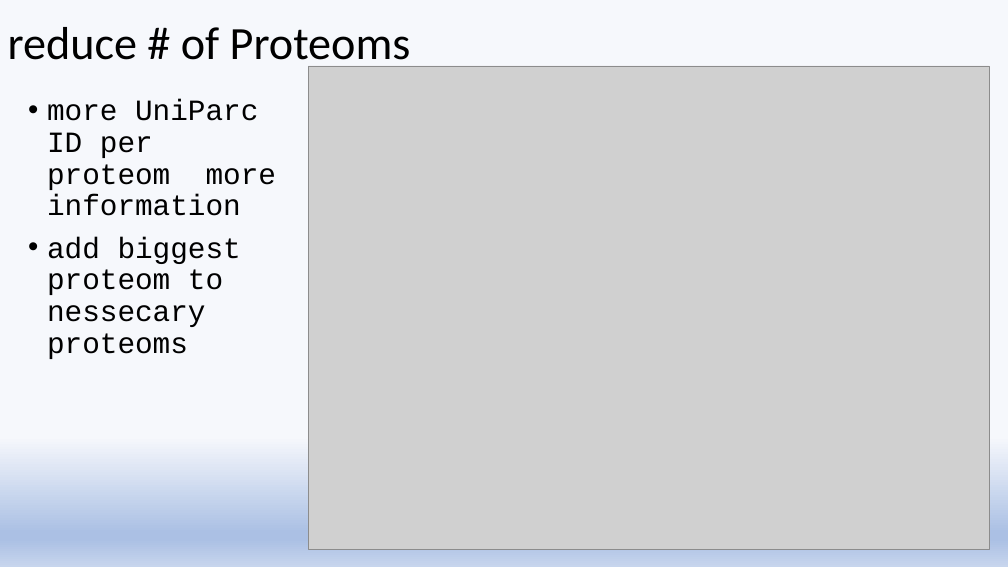
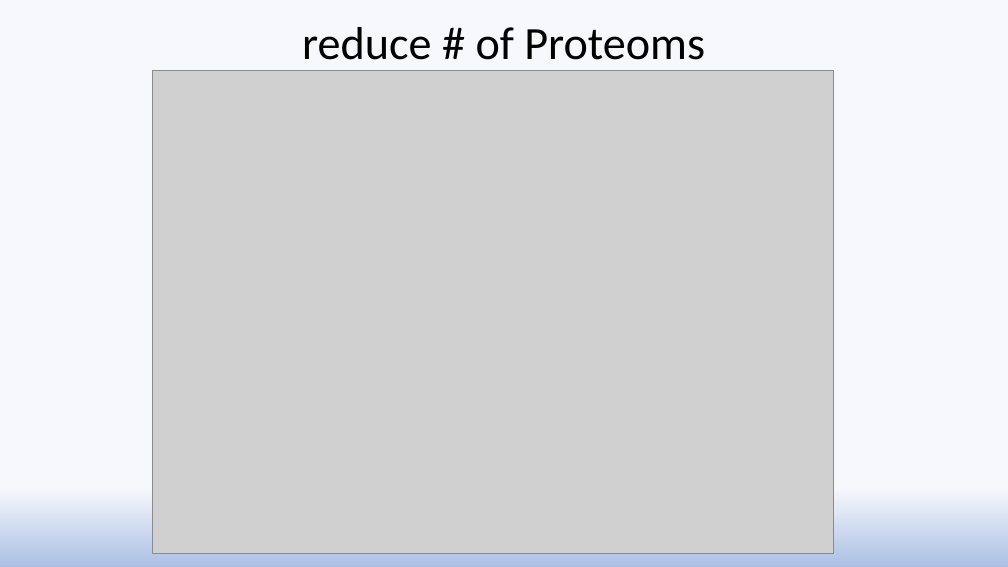
Before and after one commit to amnonbleich/AML, a slide deck: slide 5 of task_02/aml-ex2.pptx (slide 4 before the commit). Drawn at 1008x567 pixels with LibreOffice and Linux fonts; fonts in the diff are those of the drawing; grey boxes stand for pictures. Boxes give left, top, right and bottom in pixels: in the first picture for what was removed or moved away, otherwise in the second. Text is boxed around its words. In the diff, an @@ line names an element or a change of style, - is before the commit and + after.

```diff
--- a/task_02/aml-ex2.pptx
+++ b/task_02/aml-ex2.pptx
@@ title "reduce # of Proteoms" at box(302, 27, 705, 71): alignment left to centre @@
@@ picture: place and size @@
-picture at box(309, 66, 990, 549)
+picture at box(152, 71, 833, 554)
@@ text removed at box(47, 99, 276, 359) @@
-• more UniParc ID per proteom more information
-• add biggest proteom to nessecary proteoms
```
Also in this commit, not shown: 2 other slides changed, 1 slide added, 4 other files.
